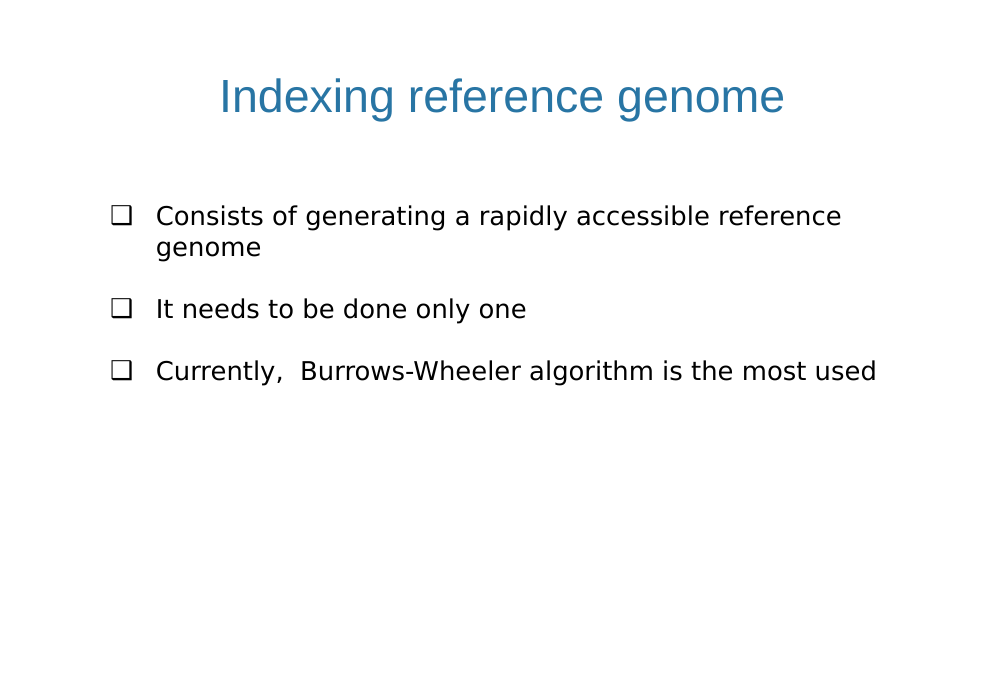
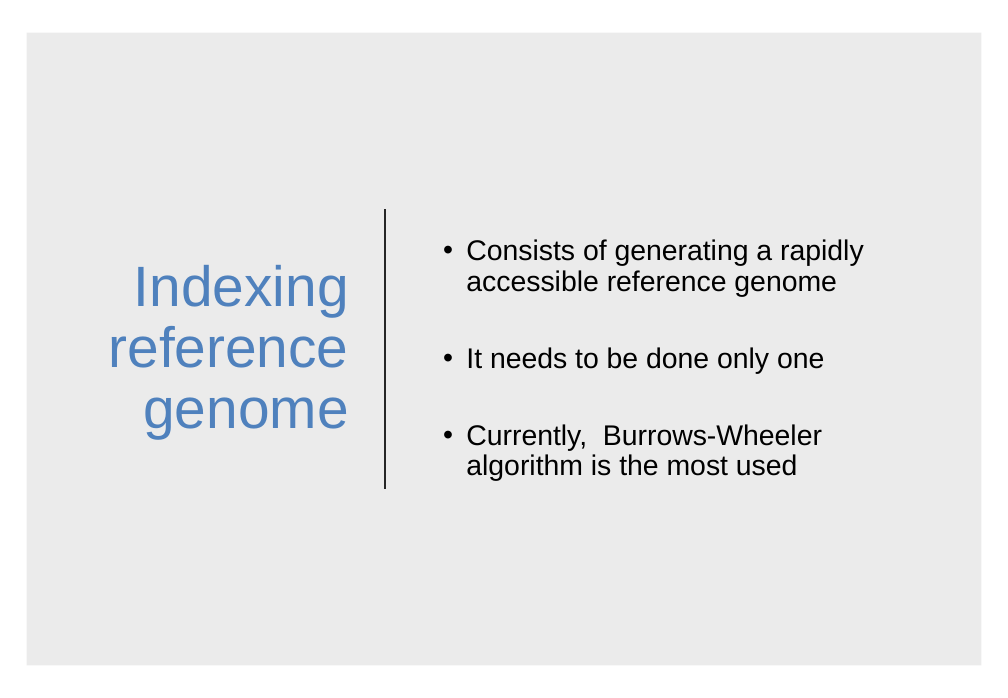
Before and after one commit to miguelperezenciso/NGScrashcourse, a slide deck: slide 14 of 2019_MSc_slides.pptx (slide 15 before the commit). Drawn at 1008x698 pixels with LibreOffice and Linux fonts; fonts in the diff are those of the drawing. Boxes give left, top, right and bottom in pixels: in the first picture for what was removed or moved away, otherwise in the second. Text is boxed around its words. In the diff, an @@ line names an element or a change of style, - is before the commit and + after.

```diff
--- a/2019_MSc_slides.pptx
+++ b/2019_MSc_slides.pptx
@@ rectangle added at (27,33,982,665), fill #000000 at 8% opacity @@
@@ text "Indexing reference genome": place and size @@
-text "Indexing reference genome" at (219,78,785,122)
+text "Indexing reference genome" at (109,265,349,438)
@@ text "Indexing reference genome" at (109,265,349,438): size 36 to 44 pt, text colour #2875A4 to #4F81BD; alignment centre to right; line spacing 1 to 0.9; more space between paragraphs @@
@@ line added from (385, 209) to (385, 489), #262626 1.5 pt @@
@@ text "Consists of generating a rapidly ...": place and size @@
-text "Consists of generating a rapidly ..." at (156,205,877,386)
+text "Consists of generating a rapidly ..." at (466,239,864,481)
@@ text "Consists of generating a rapidly ..." at (466,239,864,481): size 20 to 22 pt, font DejaVu Sans to Arial; bullet ❑ to •; line spacing 1 to 0.9; more space between paragraphs; vertical alignment top to middle @@
```
Also in this commit, not shown: 12 other slides changed, 1 slide added, 1 slide removed.
